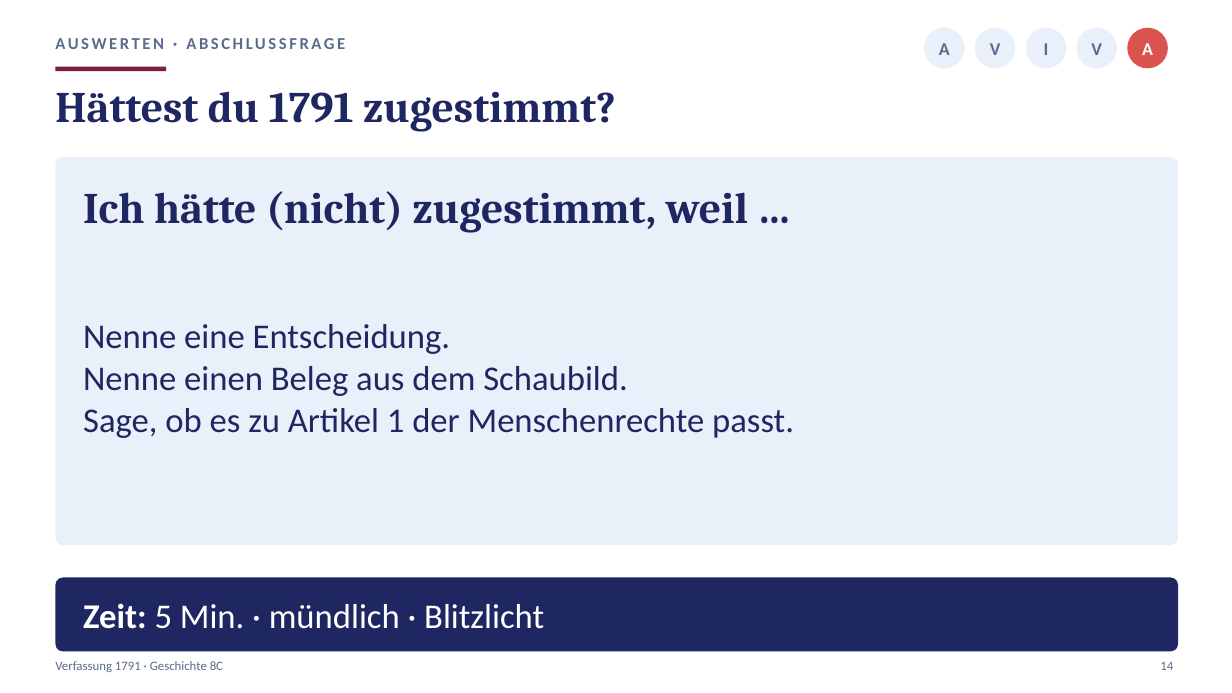
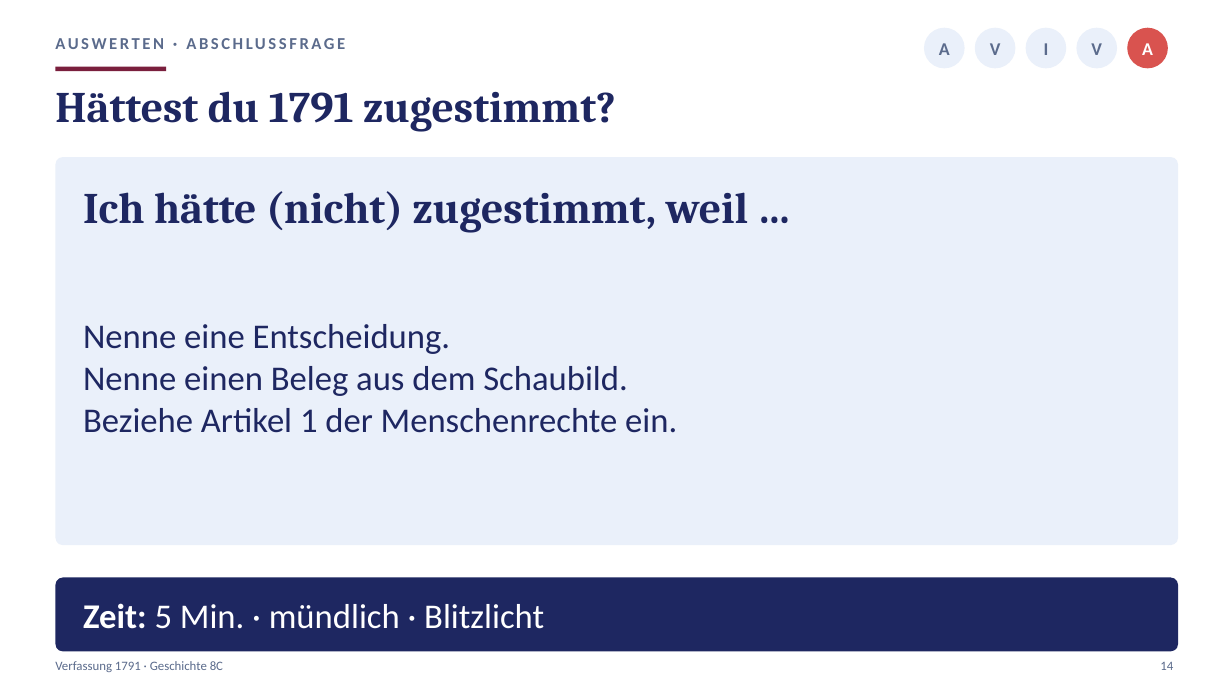
Before and after one commit to golzkonstantin-gif/Schule, a slide deck: slide 14 of Geschichte_8/Stunde5_Verfassung/Praesentation_Stunde5_Verfassung_8C.pptx. Drawn at 1232x693 pixels with LibreOffice and Linux fonts; fonts in the diff are those of the drawing. Boxes give left, top, right and bottom in pixels: in the first picture for what was removed or moved away, otherwise in the second. Text is boxed around its words. In the diff, an @@ line names an element or a change of style, - is before the commit and + after.

```diff
--- a/Geschichte_8/Stunde5_Verfassung/Praesentation_Stunde5_Verfassung_8C.pptx
+++ b/Geschichte_8/Stunde5_Verfassung/Praesentation_Stunde5_Verfassung_8C.pptx
@@ text at [83,408,677,433]: text changed @@
-Sage, ob es zu Artikel 1 der Menschenrechte passt.
+Beziehe Artikel 1 der Menschenrechte ein.
```
Also in this commit, not shown: 3 other slides changed, 10 other files.
